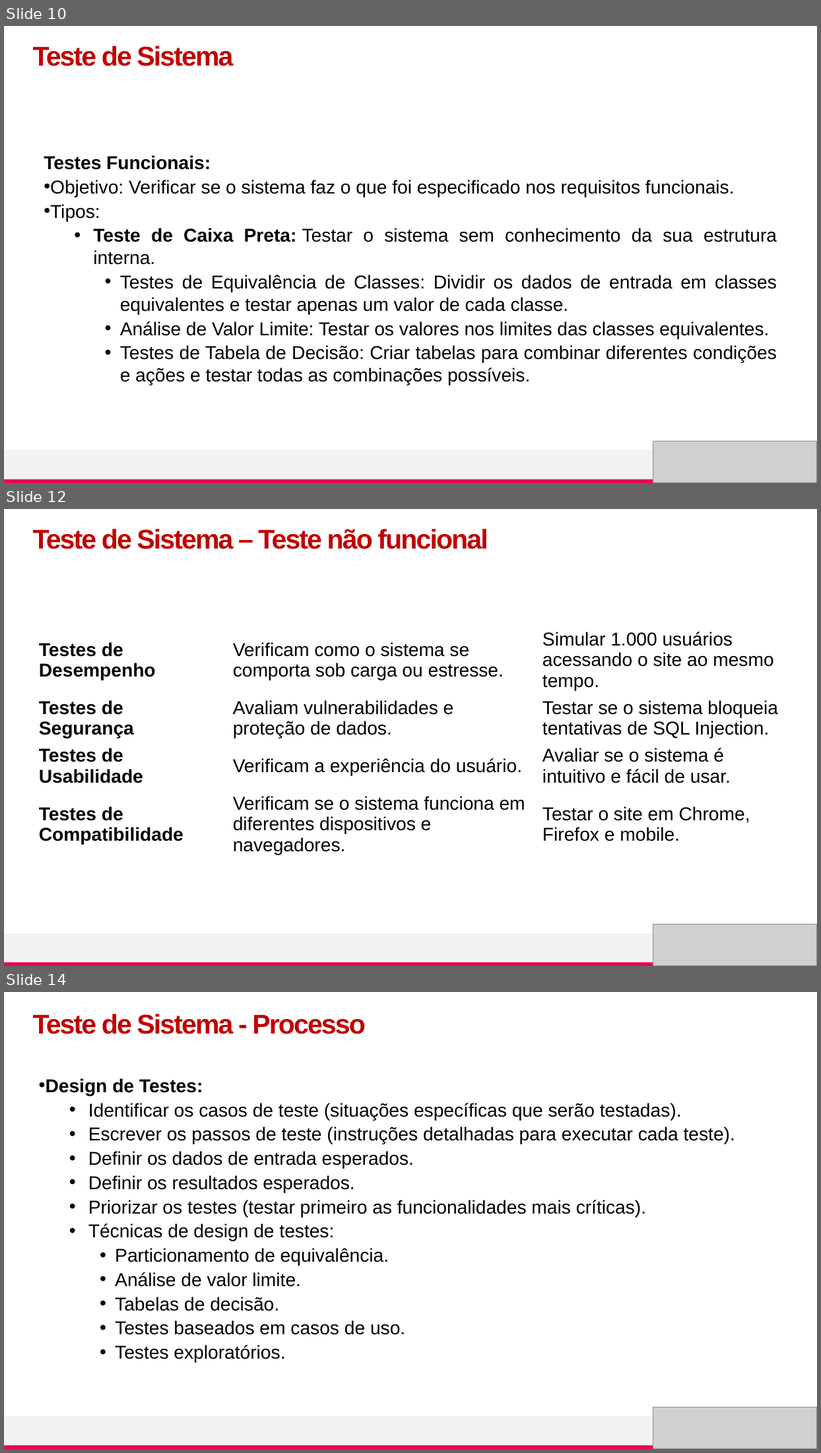
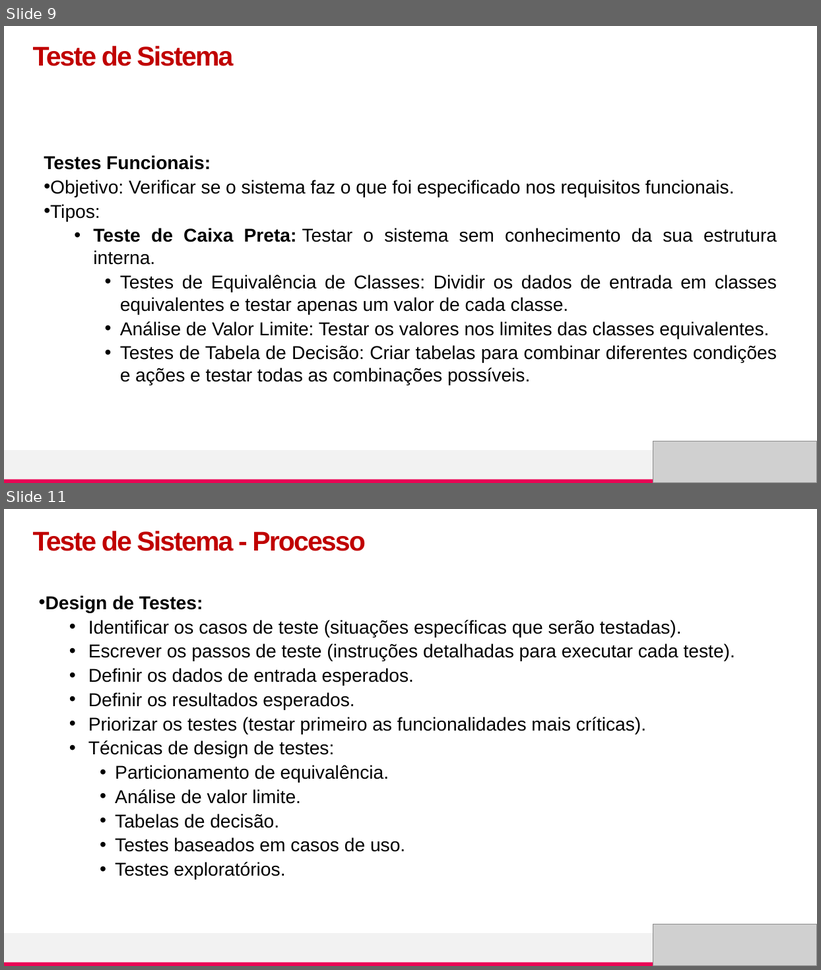
Before and after one commit to nandafretes/TSOFT, a slide deck: [TSOF] - Aula4_TesteSistema.pptx. Shown one above the other, each under a label of ours: slides 10, 12 and 14 before the commit, slides 9 and 11 after it; the slides between them are not shown. The pictures are 821x1453 and 821x970 pixels, drawn with LibreOffice and Linux fonts; fonts in the diff are those of the drawing; grey boxes stand for pictures. Boxes give left, top, right and bottom in pixels: in the first picture for what was removed or moved away, otherwise in the second. Text is boxed around its words. In the diff, an @@ line names an element or a change of style, - is before the commit and + after.

```diff
--- a/[TSOF] - Aula4_TesteSistema.pptx
+++ b/[TSOF] - Aula4_TesteSistema.pptx
@@ slide 12 removed at (x1=4, y1=509, x2=817, y2=966), background #FFFFFF; not listed: 5 template elements that a slide beside it also shows @@
@@ text removed at (x1=33, y1=529, x2=488, y2=549) @@
-Teste de Sistema – Teste não funcional
@@ table removed at (x1=32, y1=626, x2=789, y2=875), 4 rows, 3 columns @@
-Testes de Desempenho | Verificam como o sistema se comporta sob carga ou estresse. | Simular 1.000 usuários acessando o site ao mesmo tempo.
-Testes de Segurança | Avaliam vulnerabilidades e proteção de dados. | Testar se o sistema bloqueia tentativas de SQL Injection.
-Testes de Usabilidade | Verificam a experiência do usuário. | Avaliar se o sistema é intuitivo e fácil de usar.
-Testes de Compatibilidade | Verificam se o sistema funciona em diferentes dispositivos e navegadores. | Testar o site em Chrome, Firefox e mobile.
@@ picture removed at (x1=653, y1=925, x2=817, y2=966) @@
@@ what was slide 10 is now slide 9 @@
@@ what was slide 14 is now slide 11 @@
```
Also in this commit, not shown: 5 slides changed, 1 slide added, 4 other slides removed, 4 other files.
